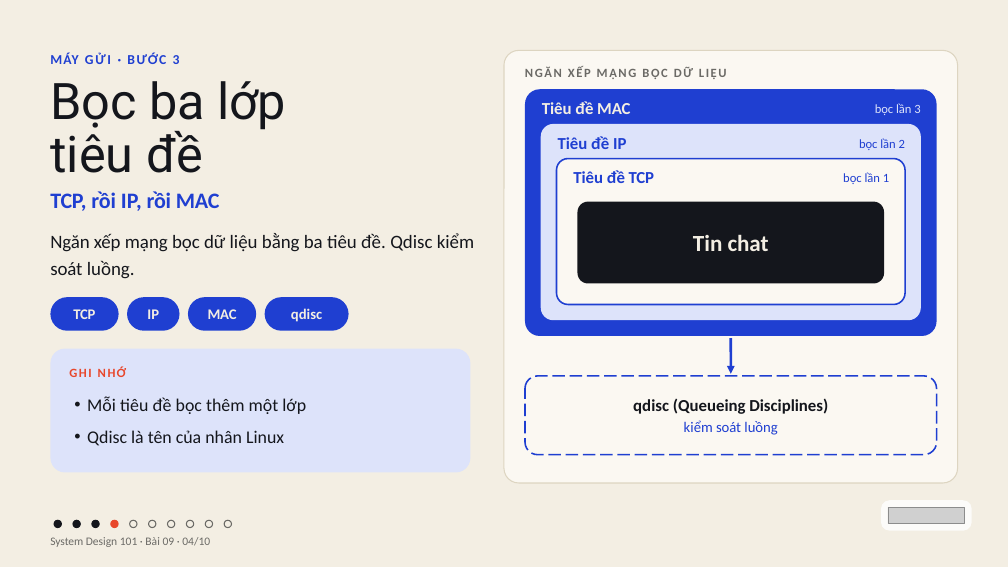
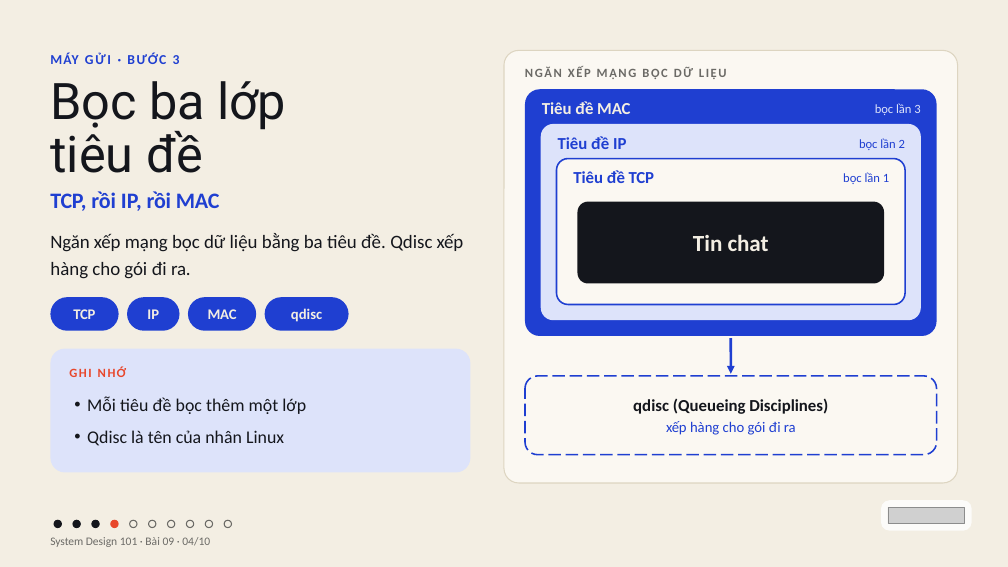
Before and after one commit to vohoailinh90/tool-marketing-studio, a slide deck: slide 4 of system-design-101/vi/lessons/sd-10-009/slides/sd-10-009.pptx. Drawn at 1008x567 pixels with LibreOffice and Linux fonts; fonts in the diff are those of the drawing; grey boxes stand for pictures. Boxes give left, top, right and bottom in pixels: in the first picture for what was removed or moved away, otherwise in the second. Text is boxed around its words. In the diff, an @@ line names an element or a change of style, - is before the commit and + after.

```diff
--- a/system-design-101/vi/lessons/sd-10-009/slides/sd-10-009.pptx
+++ b/system-design-101/vi/lessons/sd-10-009/slides/sd-10-009.pptx
@@ text at (x1=50, y1=233, x2=464, y2=279): text changed @@
-Ngăn xếp mạng bọc dữ liệu bằng ba tiêu đề. Qdisc kiểm soát luồng.
+Ngăn xếp mạng bọc dữ liệu bằng ba tiêu đề. Qdisc xếp hàng cho gói đi ra.
@@ text at (x1=666, y1=421, x2=796, y2=435): text changed @@
-kiểm soát luồng
+xếp hàng cho gói đi ra
```
Also in this commit, not shown: 5 other slides changed, 4 other files.
